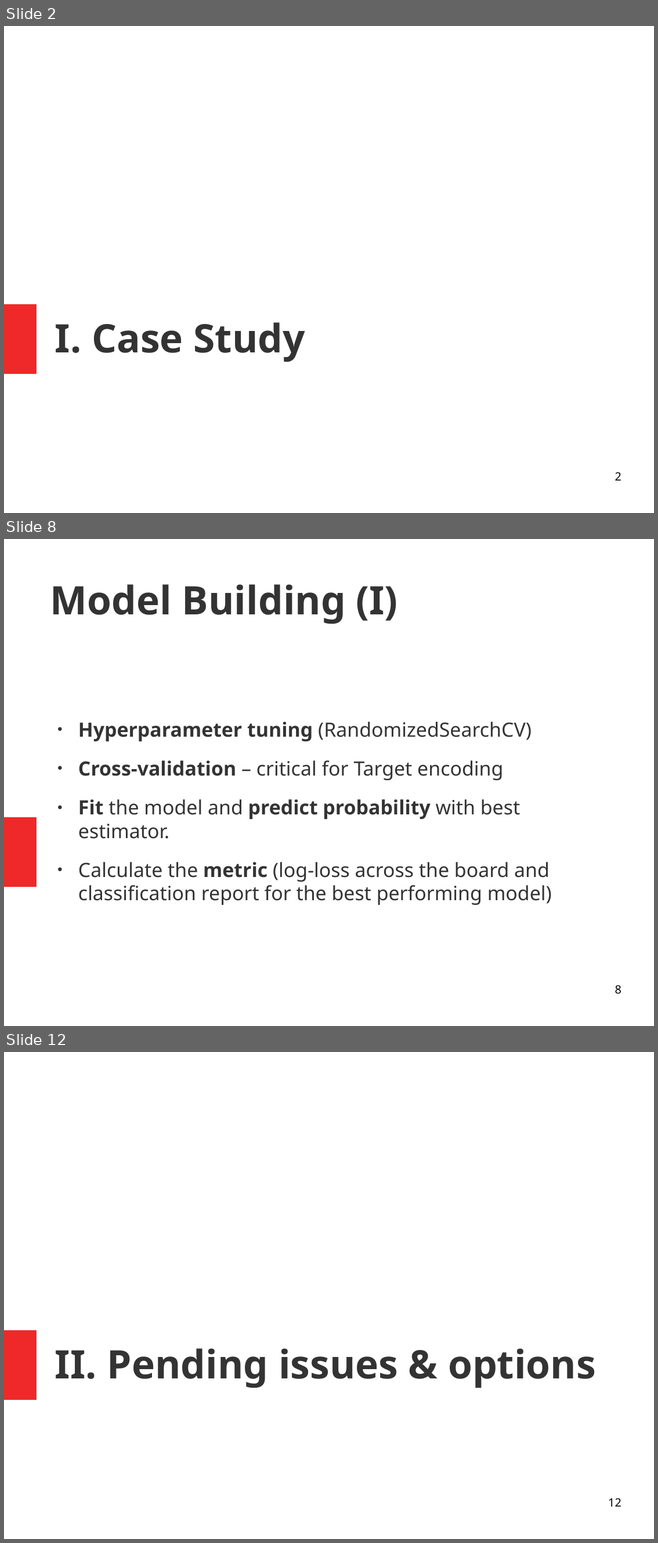
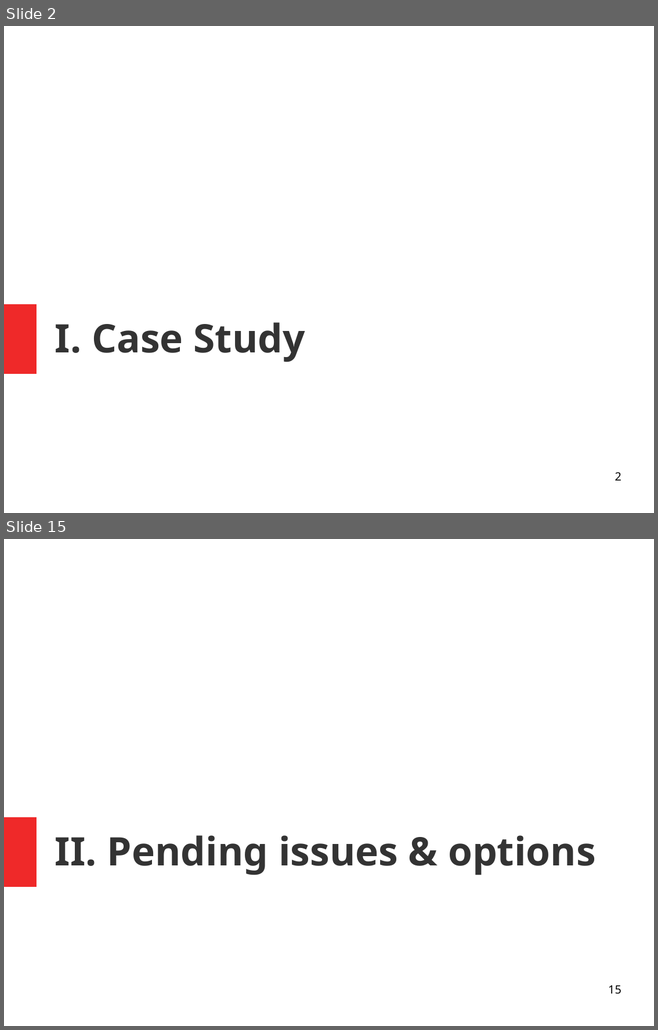
Before and after one commit to isabelpuche/Marketing_Analytics, a slide deck: ppt_100421.odp. Shown one above the other, each under a label of ours: slides 2, 8 and 12 before the commit, slides 2 and 15 after it; the slides between them are not shown. The pictures are 658x1543 and 658x1030 pixels, drawn with LibreOffice and Linux fonts; fonts in the diff are those of the drawing. Boxes give left, top, right and bottom in pixels: in the first picture for what was removed or moved away, otherwise in the second. Text is boxed around its words. In the diff, an @@ line names an element or a change of style, - is before the commit and + after.

```diff
--- a/ppt_100421.odp
+++ b/ppt_100421.odp
@@ slide 8 removed at box(4, 539, 654, 1026), background #FFFFFF; not listed: 1 template element that a slide beside it also shows @@
@@ title removed at box(50, 584, 398, 624) @@
-Model Building (I)
@@ text removed at box(78, 722, 552, 905) @@
-● Hyperparameter tuning (RandomizedSearchCV)
-● Cross-validation – critical for Target encoding
-● Fit the model and predict probability with best estimator.
-● Calculate the metric (log-loss across the board and classification report for the best performing model)
@@ page number removed at box(615, 985, 621, 994) @@
-8
@@ what was slide 12 is now slide 15 @@
@@ page number at box(608, 986, 621, 994): text changed @@
-12
+15
```
Also in this commit, not shown: 2 slides changed, 11 slides added, 9 other slides removed, 3 other files.
